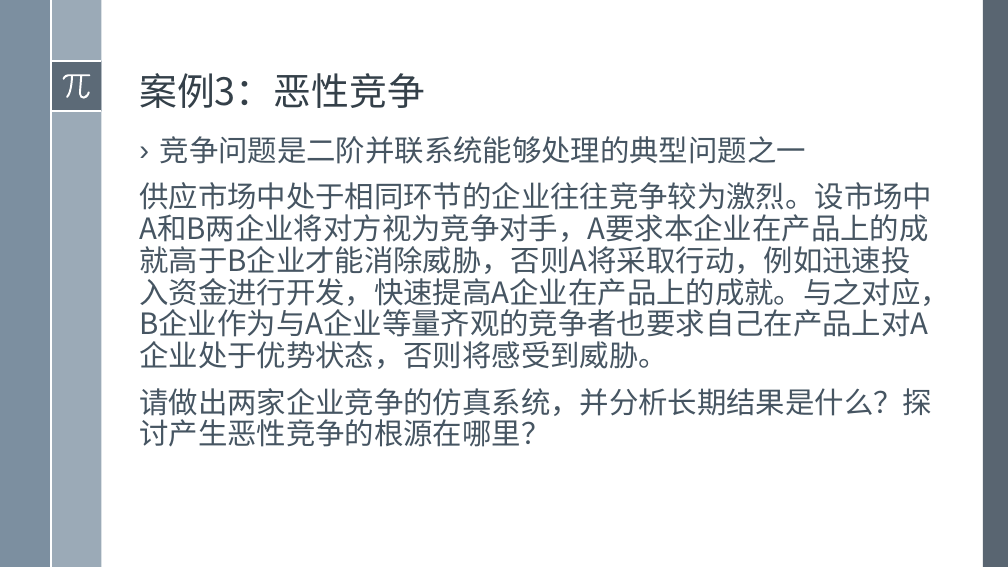
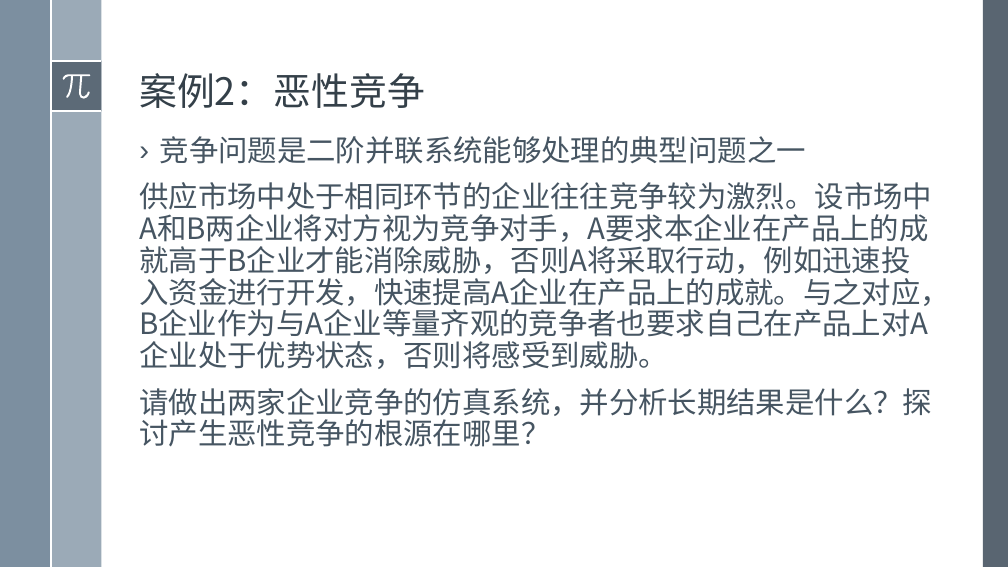
Before and after one commit to exoplanetX/SystemDynamics, a slide deck: slide 10 of 2019系统仿真-14-二阶系统并联.pptx. Drawn at 1008x567 pixels with LibreOffice and Linux fonts; fonts in the diff are those of the drawing. Boxes give left, top, right and bottom in pixels: in the first picture for what was removed or moved away, otherwise in the second. Text is boxed around its words. In the diff, an @@ line names an element or a change of style, - is before the commit and + after.

```diff
--- a/2019系统仿真-14-二阶系统并联.pptx
+++ b/2019系统仿真-14-二阶系统并联.pptx
@@ title at [139,73,425,108]: text changed @@
-案例3：恶性竞争
+案例2：恶性竞争
```
Also in this commit, not shown: 1 other slide changed, 36 other files.
